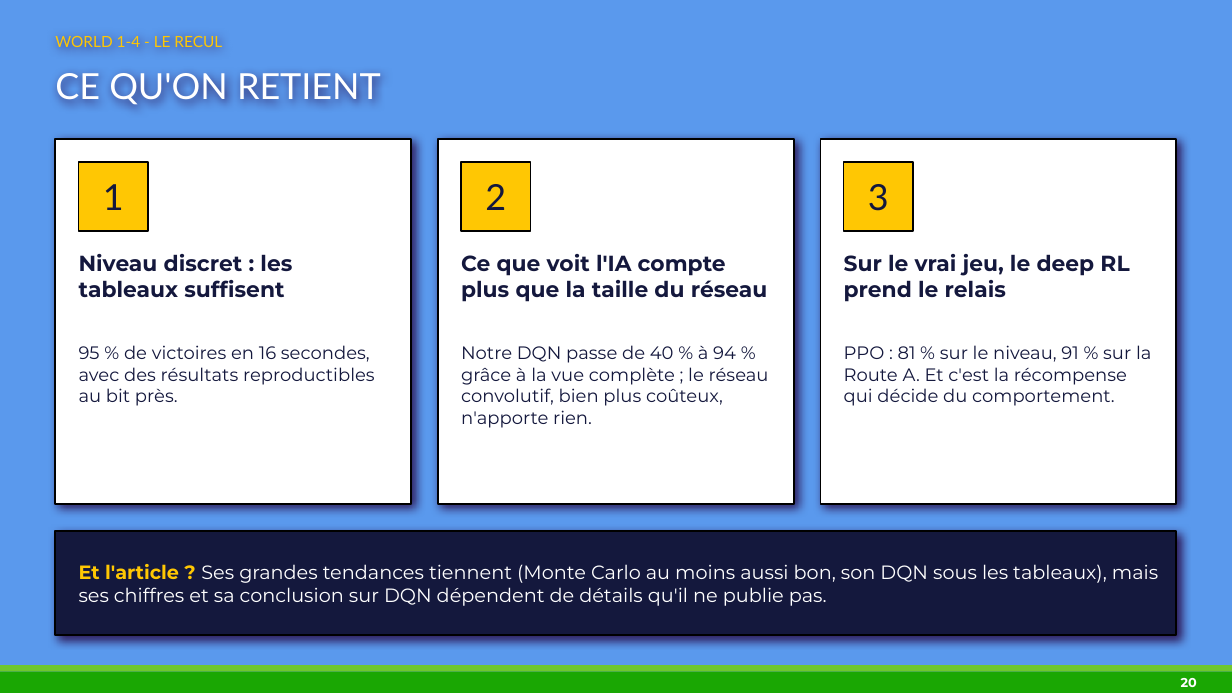
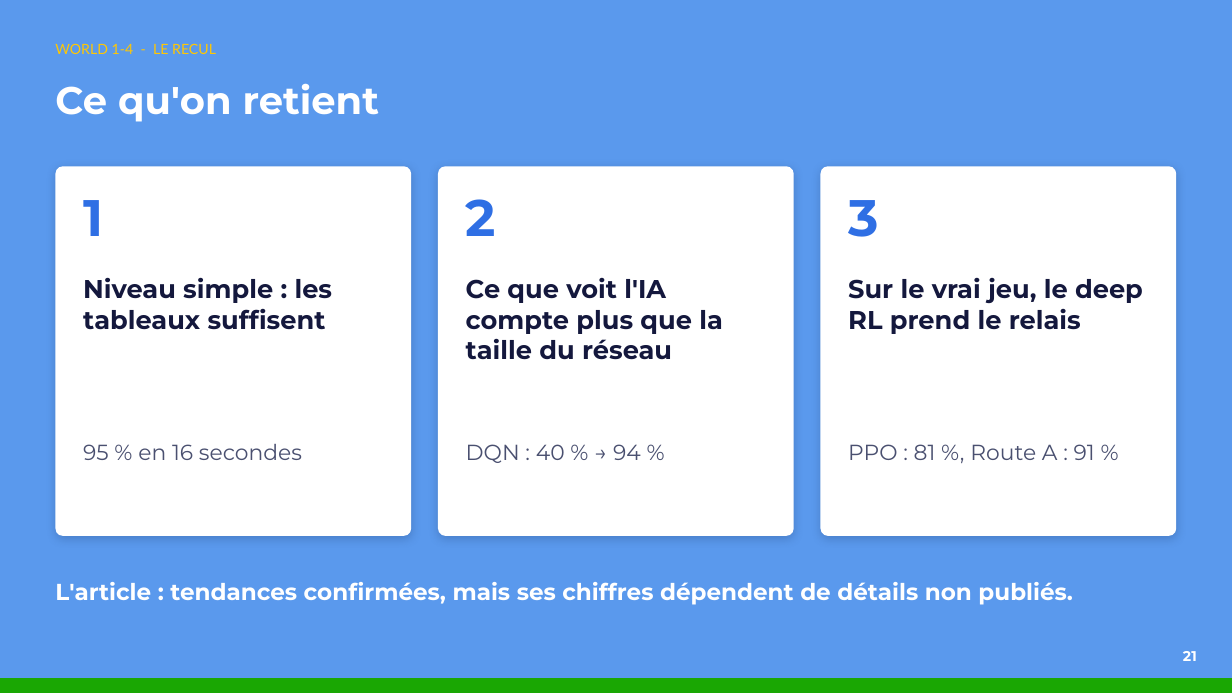
Before and after one commit to EwenBourgeat/MarioRL_FinalWork, a slide deck: slide 21 of docs/oral/Oral_RL_Mario.pptx (slide 20 before the commit). Drawn at 1232x693 pixels with LibreOffice and Linux fonts; fonts in the diff are those of the drawing. Boxes give left, top, right and bottom in pixels: in the first picture for what was removed or moved away, otherwise in the second. Text is boxed around its words. In the diff, an @@ line names an element or a change of style, - is before the commit and + after.

```diff
--- a/docs/oral/Oral_RL_Mario.pptx
+++ b/docs/oral/Oral_RL_Mario.pptx
@@ text "WORLD 1-4 - LE RECUL" moved from (x1=55, y1=36, x2=222, y2=47) to (x1=55, y1=43, x2=216, y2=54) @@
@@ text "WORLD 1-4 - LE RECUL" at (x1=55, y1=43, x2=216, y2=54): size 12 to 11 pt @@
@@ text at (x1=55, y1=83, x2=379, y2=122): text changed; size 28 to 30 pt; font Lato to Montserrat; bold on @@
-CE QU'ON RETIENT
+Ce qu'on retient
@@ rectangle removed at (x1=55, y1=139, x2=411, y2=504) @@
@@ rectangle removed at (x1=438, y1=139, x2=794, y2=504) @@
@@ rectangle removed at (x1=821, y1=139, x2=1177, y2=504) @@
@@ rounded rectangle added at (x1=55, y1=166, x2=411, y2=536), fill #FFFFFF @@
@@ rounded rectangle added at (x1=438, y1=166, x2=794, y2=536), fill #FFFFFF @@
@@ rounded rectangle added at (x1=821, y1=166, x2=1177, y2=536), fill #FFFFFF @@
@@ text "1" moved from (x1=79, y1=162, x2=148, y2=231) to (x1=83, y1=200, x2=103, y2=236) @@
@@ size 28 to 40 pt, font Lato to Montserrat, text colour #14183D to #2F6FE4, bold on; alignment centre to left; vertical alignment middle to top; fill #FFC703 to none; outline #000000 1.25 pt to none in 3 elements at (x1=848, y1=200, x2=878, y2=237), (x1=83, y1=200, x2=103, y2=236), (x1=466, y1=199, x2=496, y2=236) @@
@@ text "2" moved from (x1=461, y1=162, x2=531, y2=231) to (x1=466, y1=199, x2=496, y2=236) @@
@@ text "3" moved from (x1=844, y1=162, x2=913, y2=231) to (x1=848, y1=200, x2=878, y2=237) @@
@@ text at (x1=83, y1=277, x2=333, y2=330): text changed; size 17 to 20 pt @@
-Niveau discret : les tableaux suffisent
+Niveau simple : les tableaux suffisent
@@ text "Ce que voit l'IA compte ..." moved from (x1=461, y1=254, x2=768, y2=302) to (x1=466, y1=278, x2=723, y2=360) @@
@@ text "Ce que voit l'IA compte ..." at (x1=466, y1=278, x2=723, y2=360): size 17 to 20 pt @@
@@ text "Sur le vrai jeu, le ..." at (x1=848, y1=278, x2=1143, y2=334): size 17 to 20 pt @@
@@ text "Sur le vrai jeu, le ..." moved from (x1=844, y1=254, x2=1129, y2=302) to (x1=848, y1=278, x2=1143, y2=334) @@
@@ text removed at (x1=461, y1=345, x2=769, y2=428) @@
-Notre DQN passe de 40 % à 94 % grâce à la vue complète ; le réseau convolutif, bien plus coûteux, n'apporte rien.
@@ text removed at (x1=844, y1=345, x2=1151, y2=406) @@
-PPO : 81 % sur le niveau, 91 % sur la Route A. Et c'est la récompense qui décide du comportement.
@@ text at (x1=83, y1=444, x2=302, y2=460): text changed; size 14 to 17 pt; text colour #14183D to #4A5070 @@
-95 % de victoires en 16 secondes, avec des résultats reproductibles au bit près.
+95 % en 16 secondes
@@ text added at (x1=466, y1=444, x2=641, y2=463), 17 pt, text #4A5070 @@
+DQN : 40 % → 94 %
@@ text added at (x1=848, y1=444, x2=1095, y2=460), 17 pt, text #4A5070 @@
+PPO : 81 %, Route A : 91 %
@@ rectangle removed at (x1=55, y1=531, x2=1177, y2=635) @@
@@ text at (x1=55, y1=582, x2=1073, y2=605): text changed; size 15 to 18 pt; bold on @@
-Et l'article ? Ses grandes tendances tiennent (Monte Carlo au moins aussi bon, son DQN sous les tableaux), mais ses chiffres et sa conclusion sur DQN dépendent de détails qu'il ne publie pas.
+L'article : tendances confirmées, mais ses chiffres dépendent de détails non publiés.
@@ text added at (x1=1183, y1=651, x2=1197, y2=661), 11 pt, text #FFFFFF, bold @@
+21
@@ rectangle resized from (x1=0, y1=672, x2=1232, y2=693) to (x1=0, y1=678, x2=1232, y2=693) @@
@@ rectangle removed at (x1=0, y1=665, x2=1232, y2=672) @@
@@ text removed at (x1=1181, y1=678, x2=1197, y2=687) @@
-20
```
Also in this commit, not shown: 15 other slides changed, 6 slides added, 5 slides removed, 4 other files.
